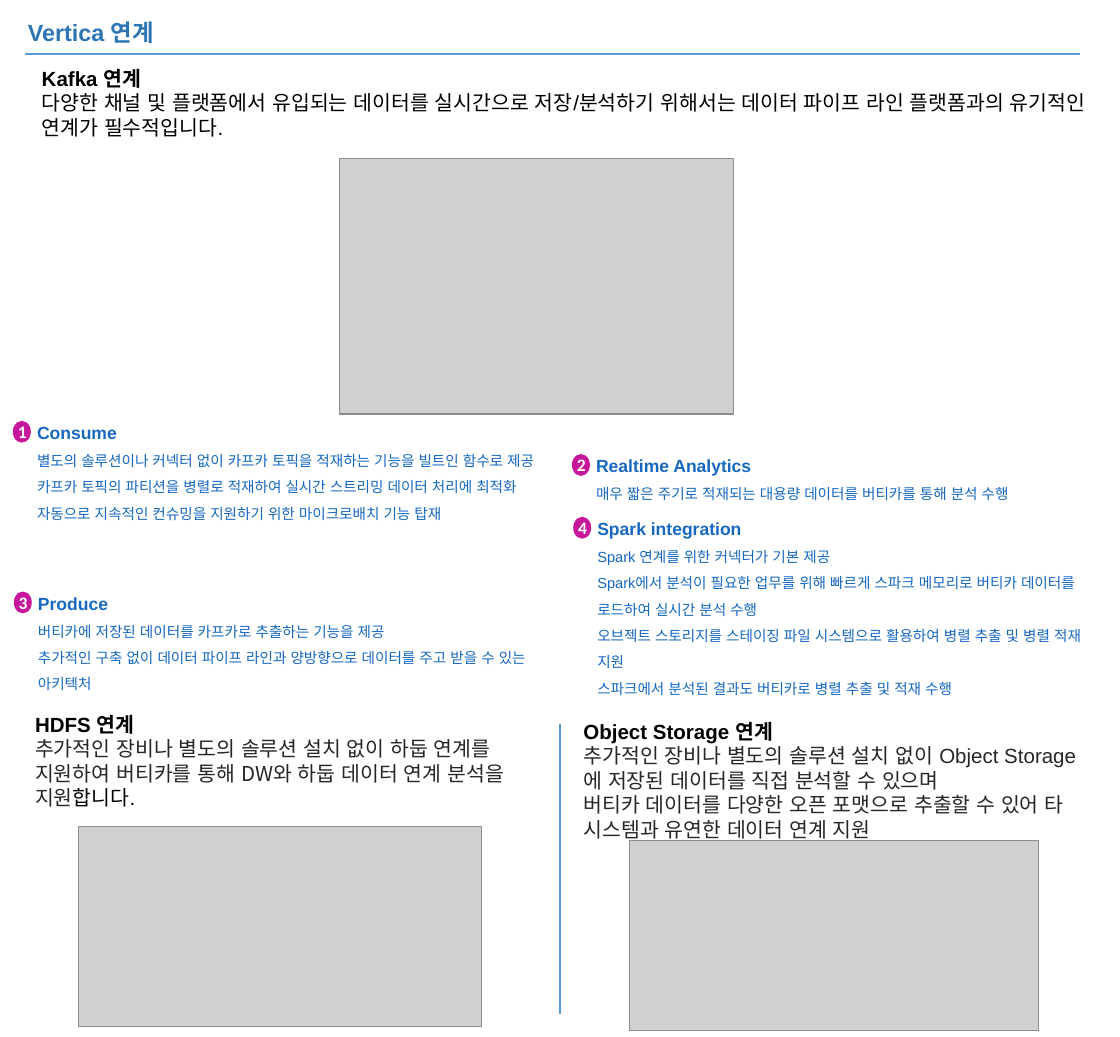
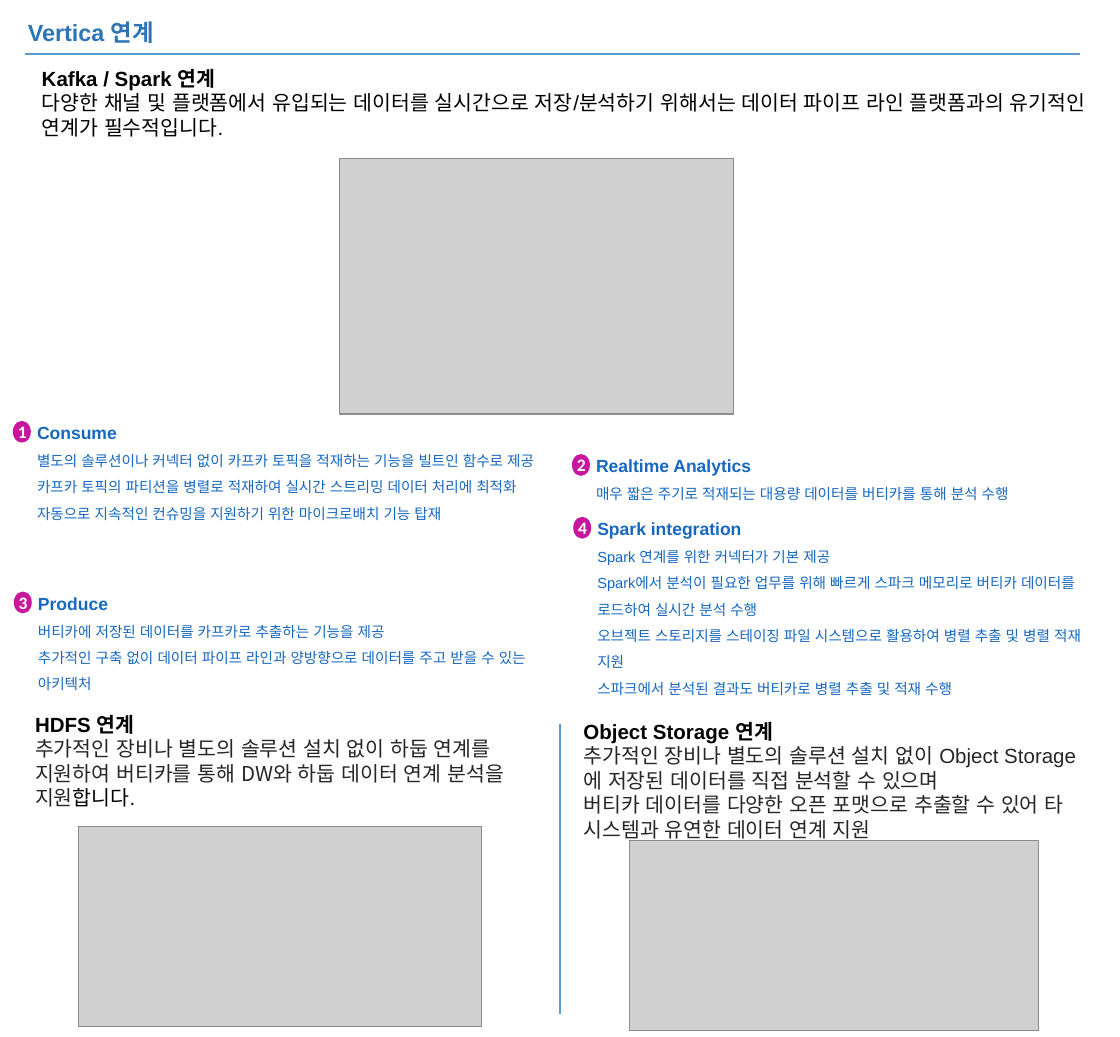
Before and after one commit to JIN0326/vertica_blog, a slide deck: slide 5 of 99ref/blog.pptx. Drawn at 1120x1037 pixels with LibreOffice and Linux fonts; fonts in the diff are those of the drawing; grey boxes stand for pictures. Boxes give left, top, right and bottom in pixels: in the first picture for what was removed or moved away, otherwise in the second. Text is boxed around its words. In the diff, an @@ line names an element or a change of style, - is before the commit and + after.

```diff
--- a/99ref/blog.pptx
+++ b/99ref/blog.pptx
@@ text at bbox=[42, 68, 216, 91]: text changed @@
-Kafka 연계
+Kafka / Spark 연계
```
Also in this commit, not shown: 3 slides added, 3 other files.
